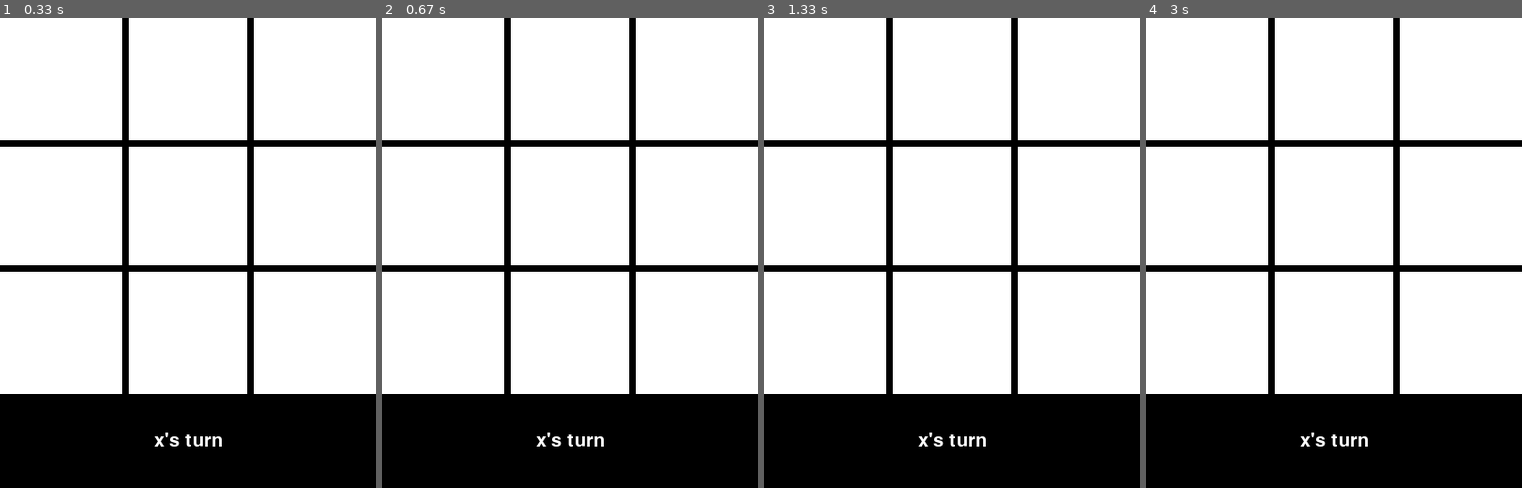
Above: before the commit, frames 1-4 (left to right).
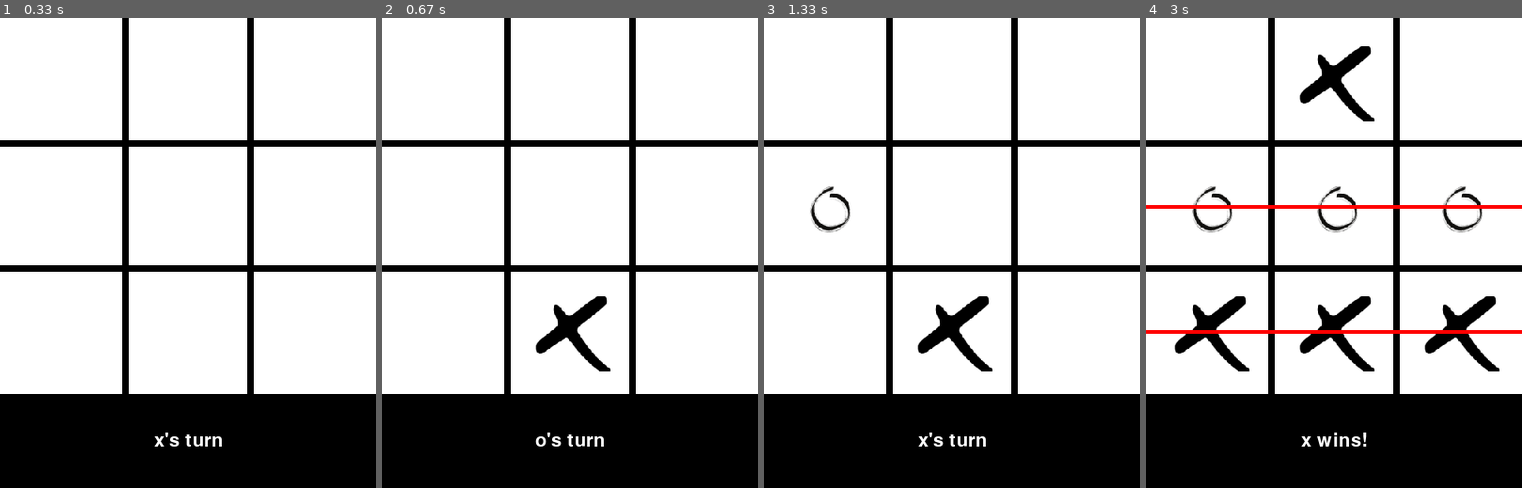
Above: after the commit, the same moments.

Repository: NLSP-J/ttt-pygame
Game: pygame game, started from main.py
The game is run twice, just before and just after one commit, with the same random seed, the same clock (stepped at 60 frames per second) and the same inputs.
Inputs (mouse positions are in pixels of both pictures, inside the frame that each line leads up to):
- Up to frame 1 (0.33 s): no input
- Up to frame 2 (0.67 s): click (554, 271) at 0.38 s
- Up to frame 3 (1.33 s): click (861, 257) at 0.72 s; click (1087, 417) at 1.05 s
- Up to frame 4 (3 s): click (1341, 93) at 1.38 s; click (1322, 173) at 1.72 s; click (1431, 328) at 2.05 s; click (1431, 210) at 2.38 s; click (1213, 300) at 2.72 s

Frame 1 is identical in both runs. In frame 2, 1.1% of the frame differs, in the area x 40-61%, y 59-92%; in frame 3, 1.4%; in frame 4, 6.9%, in the area x 0-100%, y 6-92%.

Commit message:
Update main.py

Diff:
--- a/main.py
+++ b/main.py
@@ -67,6 +67,97 @@
 
 	update_text()
 
+def check_win():
+	global draw, winner
+
+	# checking for winning rows
+	for row in range(3):
+		if((board[row][0] == board[row][1] == board[row][2]) and (board[row][0] != '')):
+			winner = board[row][0]
+			pg.draw.line(screen, red,
+						(0, (row + 1)*b_height / 3 - b_height / 6),
+						(b_width, (row + 1)*b_height / 3 - b_height / 6),
+						4)
+
+	# checking for winning columns
+	for col in range(3):
+		if((board[0][col] == board[1][col] == board[2][col]) and (board[0][col] != '')):
+			winner = board[0][col]
+			pg.draw.line(screen, red, ((col + 1) * b_width / 3 - b_width / 6, 0),
+						((col + 1) * b_width / 3 - b_width / 6, b_height), 4)
+
+	# check for diagonal winners
+	if (board[0][0] == board[1][1] == board[2][2]) and (board[0][0] != ''):
+		winner = board[0][0]
+
+		# game won diagonally left to right
+		pg.draw.line(screen, red, (50, 50), (350, 350), 4)
+
+	if (board[0][2] == board[1][1] == board[2][0]) and (board[0][2] != ''):
+		winner = board[0][2]
+
+		# game won diagonally right to left
+		pg.draw.line(screen, red, (350, 50), (50, 350), 4)
+
+	if (winner == False and moves == 9):
+		draw = True
+
+
+def draw_img(row, col):
+	global board, player
+
+	if row == 1:
+		posy = 30
+	elif row == 2:
+		posy = b_width / 3 + 30
+	elif row == 3:
+		posy = b_width / 3 * 2 + 30
+
+	if col == 1:
+		posx = 30
+	elif col == 2:
+		posx = b_height / 3 + 30
+	elif col == 3:
+		posx = b_height / 3 * 2 + 30
+
+	board[row-1][col-1] = player
+
+	if player == 'x':
+		screen.blit(x_img, (posx, posy))
+		player = 'o'
+
+	else:
+		screen.blit(o_img, (posx, posy))
+		player = 'x'
+
+
+def check_click():
+
+	x, y = pg.mouse.get_pos()
+
+	if(x < b_width / 3):
+		col = 1
+	elif (x < b_width / 3 * 2):
+		col = 2
+	elif(x < b_width):
+		col = 3
+	else:
+		col = 'Invalid'
+
+	if (y < b_height / 3):
+		row = 1
+	elif (y < b_height / 3 * 2):
+		row = 2
+	elif (y < b_height):
+		row = 3
+	else:
+		row = 'Invalid'
+
+	if(row != 'Invalid' and col != 'Invalid' and board[row-1][col-1] == ''):
+		global moves
+		moves += 1
+		draw_img(row,col)
+
 game_window()
 async def main():
 
@@ -74,6 +165,11 @@
 		for event in pg.event.get():
 			if event.type == pg.QUIT:
 				running = False
+			elif event.type == pg.MOUSEBUTTONDOWN:
+				check_click()
+
+		check_win()
+		update_text()
 
 		pg.display.flip()
 		await asyncio.sleep(0)
